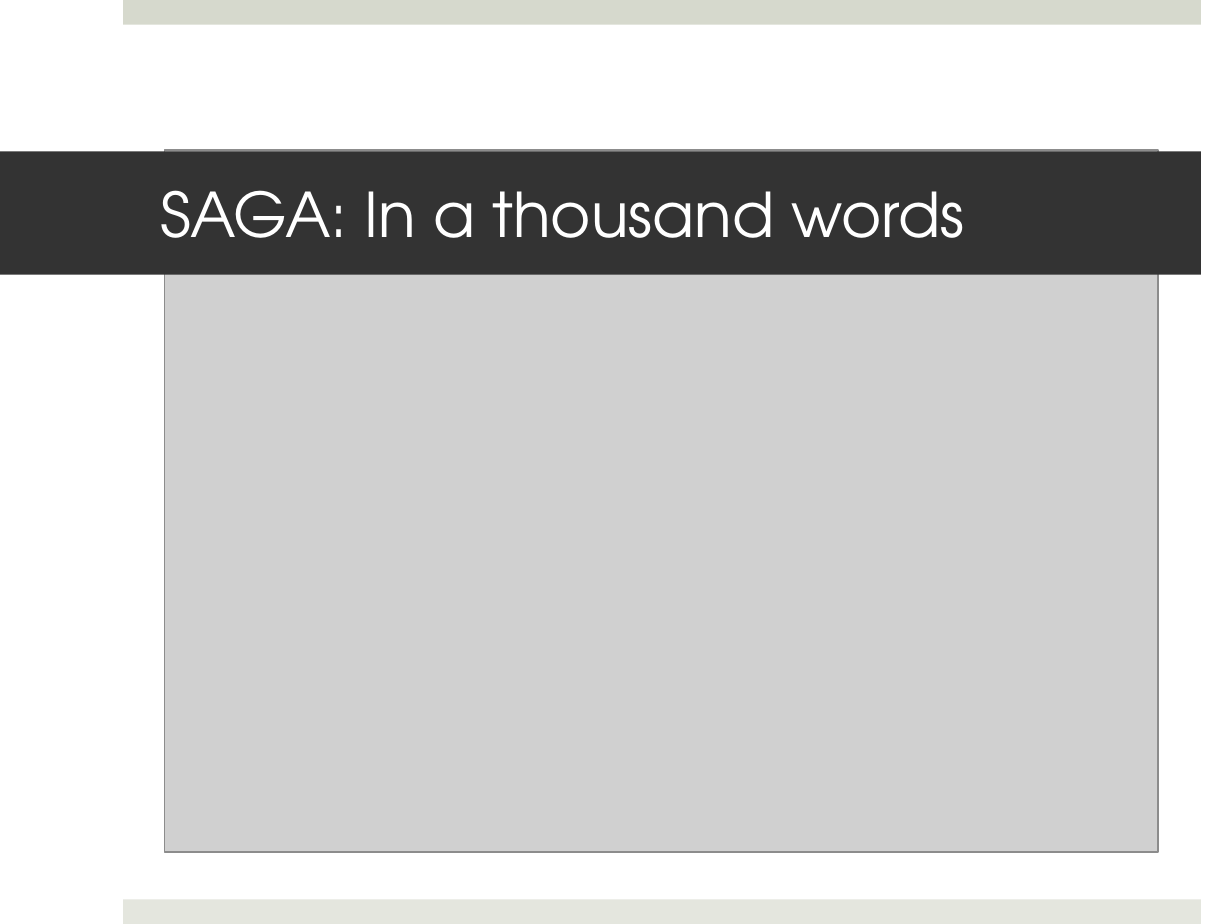
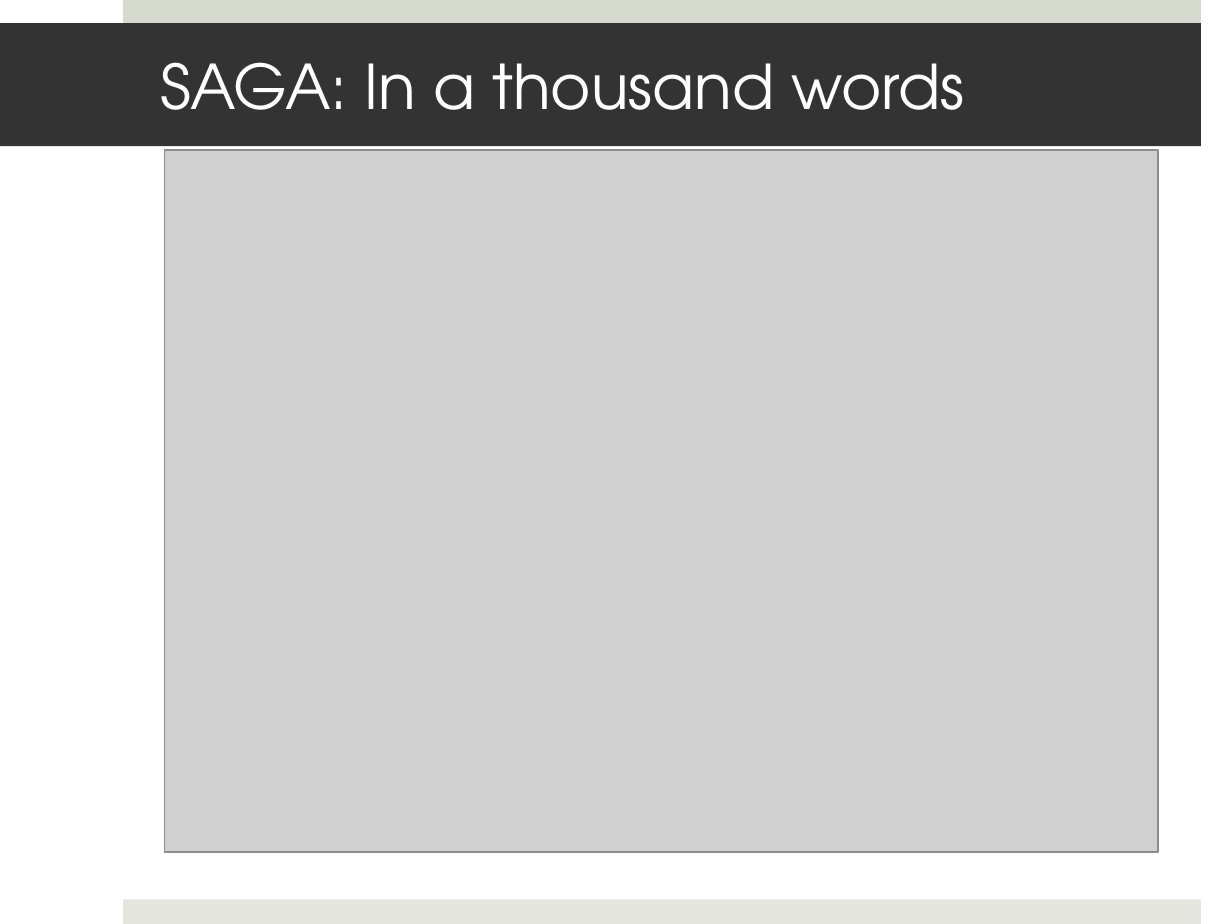
Before and after one commit to saga-project/saga-cpp-legacy-projects, a slide deck: slide 4 of tutorial/general_tutorial/SAGA-Intro-Conclusion.pptx. Drawn at 1232x924 pixels with LibreOffice and Linux fonts; fonts in the diff are those of the drawing; grey boxes stand for pictures. Boxes give left, top, right and bottom in pixels: in the first picture for what was removed or moved away, otherwise in the second. Text is boxed around its words. In the diff, an @@ line names an element or a change of style, - is before the commit and + after.

Commit message:
SAGA Introduction+Conclusions - refined. Almost final.

```diff
--- a/tutorial/general_tutorial/SAGA-Intro-Conclusion.pptx
+++ b/tutorial/general_tutorial/SAGA-Intro-Conclusion.pptx
@@ title "SAGA: In a thousand words": place and size @@
-title "SAGA: In a thousand words" at bbox=[0, 152, 1201, 275]
+title "SAGA: In a thousand words" at bbox=[0, 23, 1201, 147]
```
Also in this commit, not shown: 4 other slides changed, 5 slides added, 5 slides removed.
